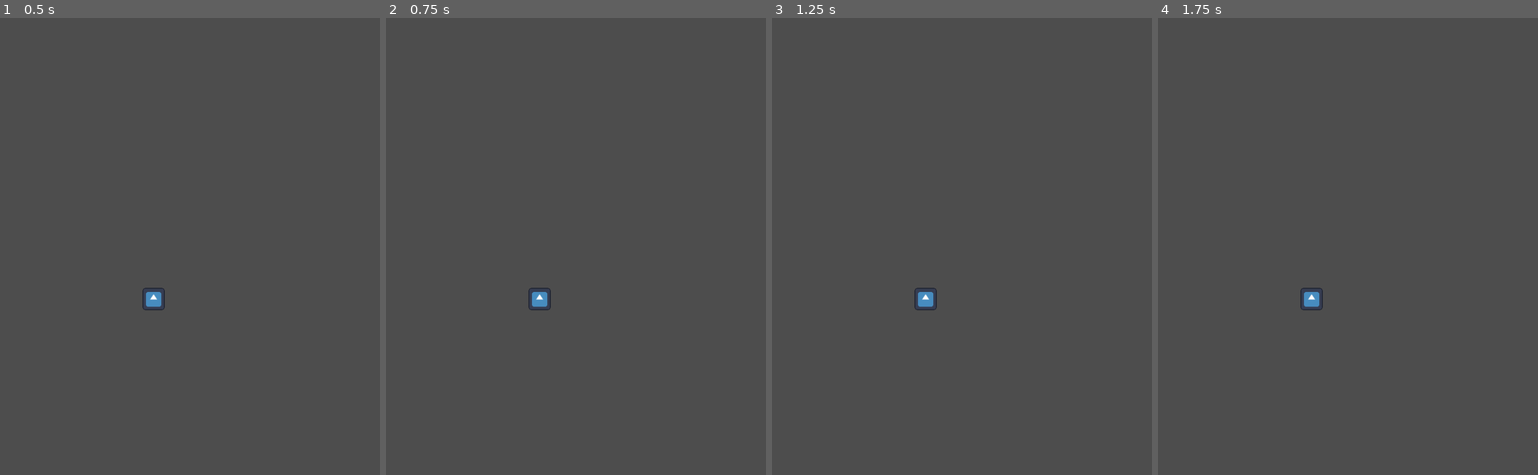
Above: before the commit, frames 1-4 (left to right).
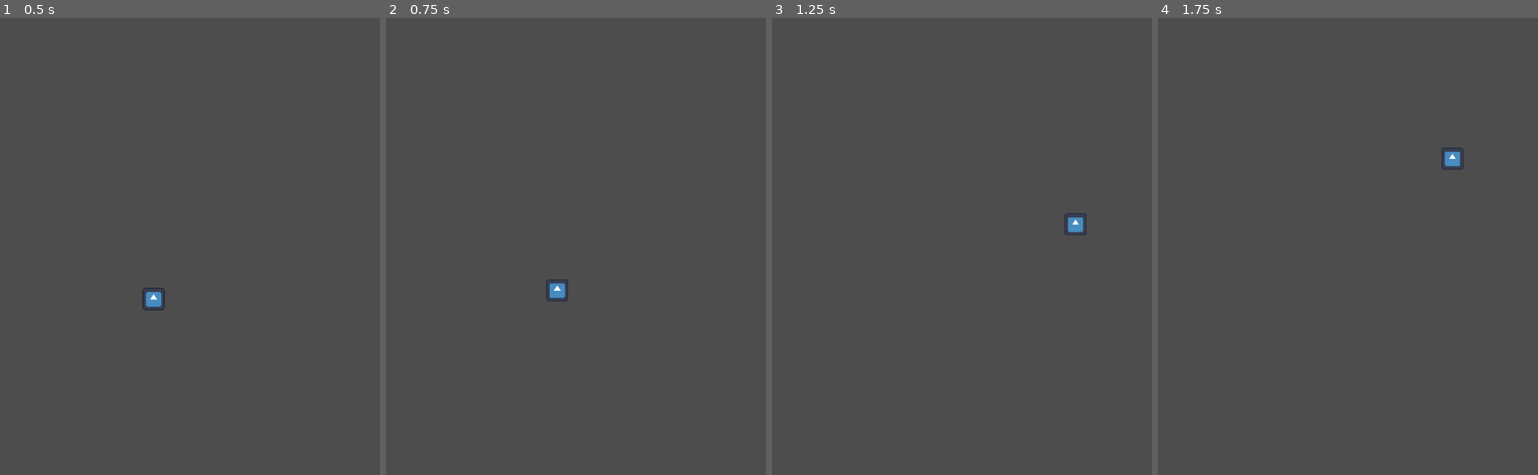
Above: after the commit, the same moments.

Repository: MarcelSunyer/Godot_BBTan
Game: Godot game, scene res://Escena_Principal.tscn
Two runs of this game, one before a commit and one after it. Both use one fixed random seed, a clock stepped at 60 frames per second and the inputs below. The engine's default icon, where the game draws it, is replaced by a stand-in: a white triangle on a blue panel in a dark square.
Inputs (mouse positions are in pixels of both pictures, inside the frame that each line leads up to):
- Up to frame 1 (0.5 s): no input
- Up to frame 2 (0.75 s): tap Enter at 0.5 s; move the mouse to (659, 219) at 0.52 s; click (659, 219) at 0.67 s
- Up to frame 3 (1.25 s): no input
- Up to frame 4 (1.75 s): move the mouse to (1272, 264) at 1.27 s; click (1272, 264) at 1.42 s

Frame 1 is identical in both runs. In frame 2, 0.4% of the frame differs, in the area x 37-48%, y 57-64%; in frame 3, 0.4%, in the area x 37-83%, y 42-64%; in frame 4, 0.4%.

Commit message:
Revert "a"
This reverts commit e7ebe1a567c9854c549063a0b9a92944cce12e9a.

Diff:
--- a/Scripts/Ball.gd
+++ b/Scripts/Ball.gd
@@ -3,43 +3,18 @@
 @export var speed = 250.0
 var move_ball = false
 
-# Define los vértices del triángulo
-@export var vertex1 = Vector2(0, 300) # Izquierda
-@export var vertex2 = Vector2(400, 0) # Arriba
-@export var vertex3 = Vector2(800, 300) # Derecha
-
-# Define la capa de colisión del suelo (por ejemplo, layer 2)
-@export var suelo_layer = 2
-
-# Función para verificar si el punto está dentro del triángulo
-func is_point_in_triangle(point: Vector2, a: Vector2, b: Vector2, c: Vector2) -> bool:
-	var v0 = c - a
-	var v1 = b - a
-	var v2 = point - a
-
-	var dot00 = v0.dot(v0)
-	var dot01 = v0.dot(v1)
-	var dot02 = v2.dot(v0)
-	var dot11 = v1.dot(v1)
-	var dot12 = v2.dot(v1)
-
-	var invDenom = 1 / (dot00 * dot11 - dot01 * dot01)
-	var u = (dot11 * dot02 - dot01 * dot12) * invDenom
-	var v = (dot00 * dot12 - dot01 * dot02) * invDenom
-
-	return (u >= 0) and (v >= 0) and (u + v < 1)
+# Define la capa de colisión del suelo (por ejemplo, layer 1)
+@export var suelo_layer = 1
 
 func _input(event):
 	if event is InputEventMouseButton and event.pressed and not move_ball:
+		move_ball = true
+		# Obtén la posición del ratón en el escenario
 		var mouse_position = get_global_mouse_position()
-
-		# Verifica si el clic está dentro del triángulo
-		if is_point_in_triangle(mouse_position, vertex1, vertex2, vertex3):
-			move_ball = true
-			# Calcula la dirección hacia el ratón y normalízala
-			var direction = (mouse_position - global_position).normalized()
-			# Ajusta la velocidad para que la pelota se mueva hacia el ratón
-			velocity = direction * speed
+		# Calcula la dirección hacia el ratón y normalízala
+		var direction = (mouse_position - global_position).normalized()
+		# Ajusta la velocidad para que la pelota se mueva hacia el ratón
+		velocity = direction * speed
 
 func _process(delta):
 	if move_ball:
@@ -48,8 +23,8 @@
 			# Obtén el nodo con el que colisionó la pelota
 			var collider = collision_info.get_collider() as Node2D
 
-			# Verifica si el collider es un nodo válido y está en la capa de colisión deseada
-			if collider and (collider.collision_layer & (1 << (suelo_layer - 1))) != 0:
+			# Verifica si el collider es un nodo válido y tiene la capa de colisión correcta
+			if collider and collider.collision_layer & (1 << suelo_layer) != 0:
 				# Detén el movimiento si colisiona con el suelo
 				velocity = Vector2.ZERO
 				move_ball = false
Not shown, removed: Bal6DAB.tmp
